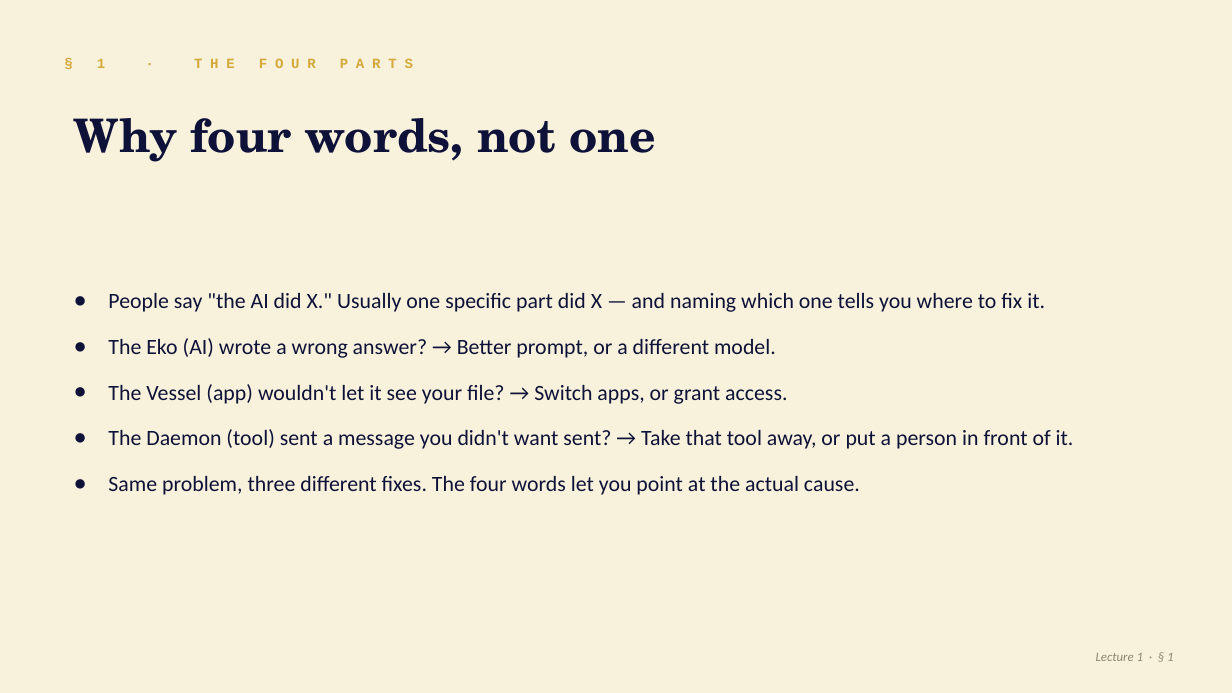
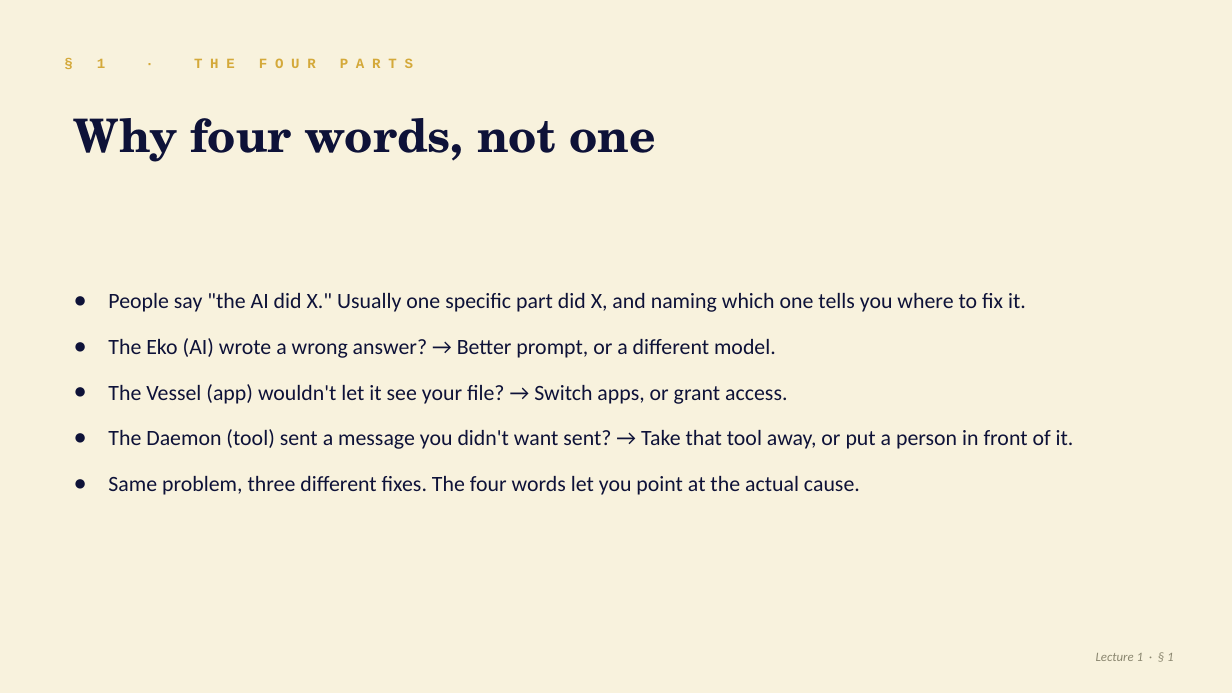
Before and after one commit to DerekSleepfield/webs-aight, a slide deck: slide 6 of assets/introduction-to-bobology.pptx. Drawn at 1232x693 pixels with LibreOffice and Linux fonts; fonts in the diff are those of the drawing. Boxes give left, top, right and bottom in pixels: in the first picture for what was removed or moved away, otherwise in the second. Text is boxed around its words. In the diff, an @@ line names an element or a change of style, - is before the commit and + after.

Commit message:
bobology lecture 1: deck audit + Lecture/Lesson reconciliation
assets/introduction-to-bobology.pptx + .pdf:
- Fixed "Bobbology" -> "Bobology" typo on slide 1 title (one-B
  discipline rule); kicker stayed "BOBOLOGY".
- Cleaned 8 splice em-dashes across slides 3, 5, 6, 9, 13, 15.
  Decision Gate headline on slide 15 now uses commas, not em-dashes,
  around "not the AI". Visual weight preserved.
- Synced slide 8 (How an Eko Works) prose with the cleaned L1.html
  Science section: varied openers across 4 bullets to break up the
  "It is... It is... It has..." anaphora pile-up.
- Synced slide 12 (memory) bullet 3: em-dash splice replaced with
  two clean sentences matching the lesson's voice.
- PDF regenerated via LibreOffice from the edited pptx.

introduction-to-bobology.html:
- Renamed "Lecture I" -> "Lesson 1" in browser title, kicker, and
  both colophons. Long-form lessons now consistently use "Lesson N"
  (matching L2-L5); slide deck retains "Lecture N" branding.
- Browser title format brought into line with L3-L5 pattern:
  "Lesson 1: Introduction to Bobology - Derek Wakefield".
- "Subsequent lectures" -> "Subsequent lessons" in the Science
  colophon for the same reason.

presentations/bobology/2026-05-09-introduction-to-bobology.qmd:
- Em-dash splice in description -> colon.

```diff
--- a/assets/introduction-to-bobology.pptx
+++ b/assets/introduction-to-bobology.pptx
@@ text at (108, 293, 1026, 312): text changed @@
-● People say "the AI did X." Usually one specific part did X — and naming which one tells you where to fix it.
+● People say "the AI did X." Usually one specific part did X, and naming which one tells you where to fix it.
```
Also in this commit, not shown: 8 other slides changed, 3 other files.
